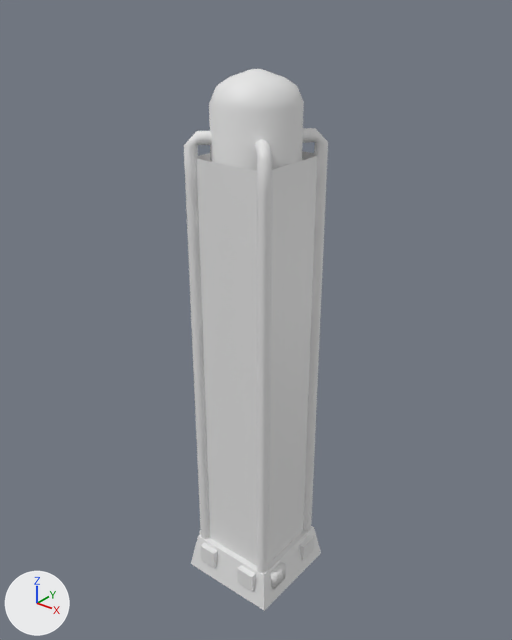
The OBJ model src/main/resources/assets/hbm/models/machines/machine_deuterium_tower.obj, before and after one commit.
Rendered twice from a 50 mm lens placed at (7.21, -9.03, 11.3), pointed at (-0.11, 0.12, 5.63). Every picture has the same lights, and +X, +Y and +Z are marked at lower left. The picture after the commit comes second. Where no turn or scale is listed for an object, it has been applied to the vertices. Vertices at exactly the same position are counted once.

The older version as bpy lines, for what is in view:
```python
me_cube_003_cube_005 = bpy.data.meshes.new('Cube.003_Cube.005')
me_cube_003_cube_005.from_pydata(...)  # 608 vertices, 1018 faces; spans x -1.0..1.0, y -1.0..1.0, z 0.0..10.0
ob_cube_003_cube_005 = bpy.data.objects.new('Cube.003_Cube.005', me_cube_003_cube_005)
ob_cube_003_cube_005.location = (0.0, 0.0, 0.0)
```
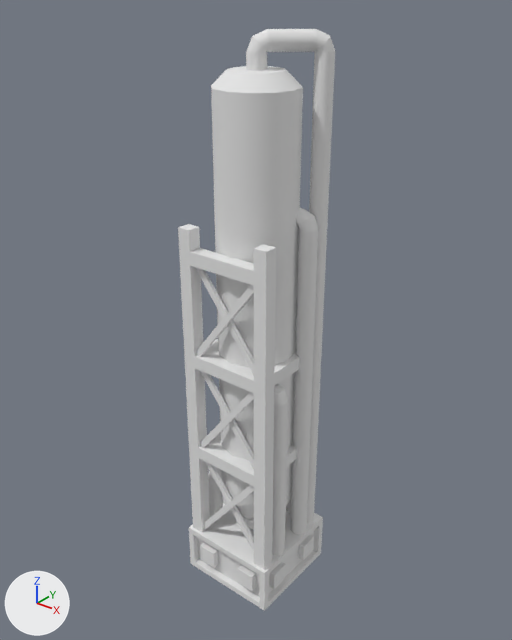
Pixel boxes (x1, y1, x2, y2) of what changed, in the pictures (512 x 640 px):
'Cube.003_Cube.005', reshaped (9% wider, 7% taller)
    before: (184, 69, 328, 611)
    after: (178, 29, 335, 611)
part 1 of me_cube_003_cube_005, rebuilt
    before: (209, 69, 304, 171)
    after: (211, 66, 303, 530)
part 2 of me_cube_003_cube_005, rebuilt (28% wider, 25% shorter)
    before: (255, 139, 272, 573)
    after: (254, 244, 276, 569)
part 3 of me_cube_003_cube_005, rebuilt
    before: (184, 131, 212, 539)
    after: (178, 224, 210, 532)
part 4 of me_cube_003_cube_005, rebuilt (8% wider, 19% shorter)
    before: (303, 128, 328, 531)
    after: (291, 208, 318, 535)
part 5 of me_cube_003_cube_005, rebuilt (26% narrower, 19% taller)
    before: (196, 151, 317, 566)
    after: (246, 29, 335, 524)
part 6 of me_cube_003_cube_005, built on
    before: (191, 526, 321, 611)
    after: (189, 248, 323, 611)

Diff of the bpy script that builds the scene:
```diff
--- a/src/main/resources/assets/hbm/models/machines/machine_deuterium_tower.obj.py
+++ b/src/main/resources/assets/hbm/models/machines/machine_deuterium_tower.obj.py
@@ mat_material @@
+mat_material = principled_material('Material')
+mat_material.base_color = (0.8, 0.8, 0.8)  # white #e7e7e7
+mat_material.roughness = 1.0
@@ me_cube_003_cube_005 @@
 # used by ob_cube_003_cube_005; location = (0.0, 0.0, 0.0)
-me_cube_003_cube_005.from_pydata(...)  # 608 vertices, 1018 faces; spans x -1.0..1.0, y -1.0..1.0, z 0.0..10.0
+me_cube_003_cube_005.from_pydata(...)  # 556 vertices, 848 faces; spans x -1.0..1.0, y -1.0..1.0, z 0.0..10.58
+# me_cube_003_cube_005 part 1: the loose piece of 128 vertices spanning x -0.75..0.75, y -0.75..0.75, z 0.4..10.0 is rebuilt with 60 vertices and now spans x -0.72..0.72, y -0.72..0.72, z 1.0..10.0, in mat_material (white #e7e7e7)
+# me_cube_003_cube_005 part 2: the loose piece of 98 vertices spanning x 0.42..0.86, y -0.86..-0.42, z 0.39..9.09 is rebuilt with 8 vertices and now spans x 0.69..0.94, y -0.94..-0.69, z 1.0..7.5, in mat_material (white #e7e7e7)
+# me_cube_003_cube_005 part 3: the loose piece of 98 vertices spanning x -0.86..-0.42, y -0.86..-0.42, z 0.39..9.09 is rebuilt with 8 vertices and now spans x -0.94..-0.69, y -0.94..-0.69, z 1.0..7.5, in mat_material (white #e7e7e7)
+# me_cube_003_cube_005 part 4: the loose piece of 98 vertices spanning x 0.42..0.86, y 0.42..0.86, z 0.39..9.09 is rebuilt with 38 vertices and now spans x 0.34..0.98, y 0.21..0.54, z 1.0..7.83, in mat_material (white #e7e7e7)
+# me_cube_003_cube_005 part 5: the loose piece of 8 vertices spanning x -0.75..0.75, y -0.75..0.75, z 0.66..8.66 is rebuilt with 60 vertices and now spans x -0.16..0.91, y -0.16..0.91, z 1.0..10.58, in mat_material (white #e7e7e7)
+# me_cube_003_cube_005 part 6: 138 vertices removed from x -0.87..0.87, y -0.87..0.87, z 0.25..9.09; 342 vertices added at x -1.0..1.0, y -1.0..1.0, z 0.12..7.12
+me_cube_003_cube_005.materials.append(mat_material)  # white #e7e7e7
```
